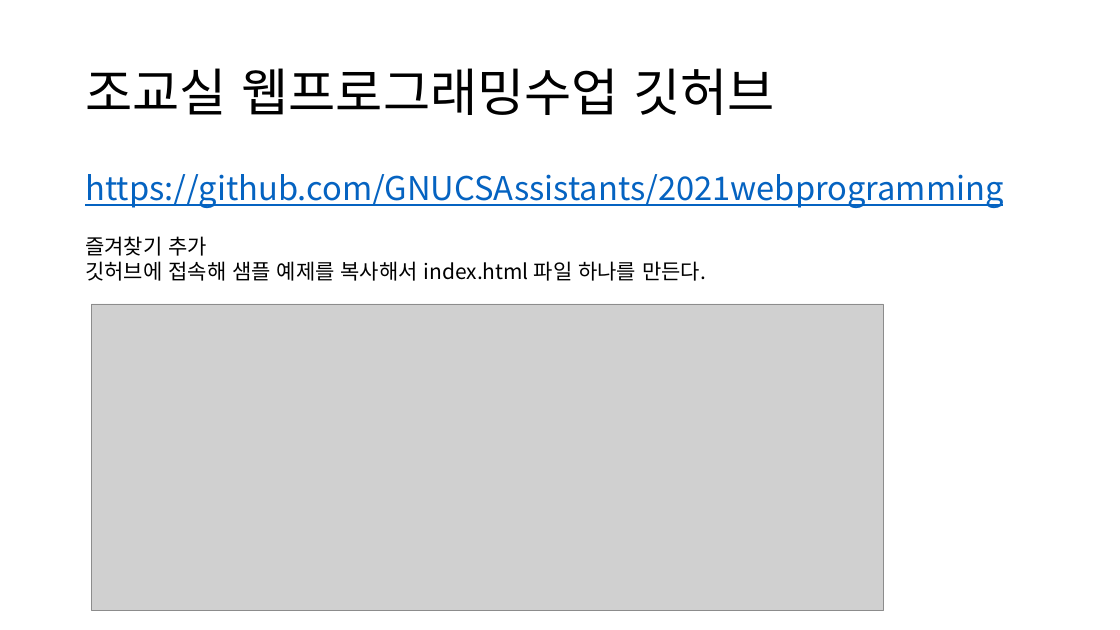
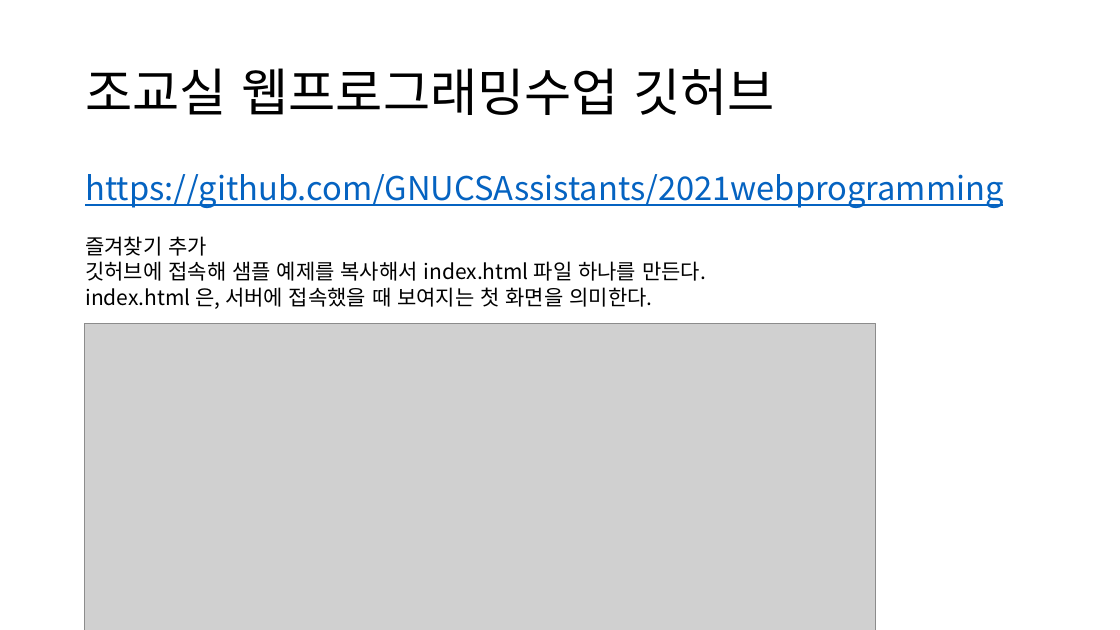
Before and after one commit to GNUCSAssistants/2021webprogramming, a slide deck: slide 4 of 수업/ppt/2. HTML.pptx. Drawn at 1120x630 pixels with LibreOffice and Linux fonts; fonts in the diff are those of the drawing; grey boxes stand for pictures. Boxes give left, top, right and bottom in pixels: in the first picture for what was removed or moved away, otherwise in the second. Text is boxed around its words. In the diff, an @@ line names an element or a change of style, - is before the commit and + after.

Commit message:
html

```diff
--- a/수업/ppt/2. HTML.pptx
+++ b/수업/ppt/2. HTML.pptx
@@ text at box(85, 287, 652, 309): paragraph added @@
+index.html 은, 서버에 접속했을 때 보여지는 첫 화면을 의미한다.
@@ picture: place and size @@
-picture at box(92, 304, 883, 611)
+picture at box(84, 323, 875, 630)
```
Also in this commit, not shown: 1 other slide changed, 14 slides added, 8 other files.
